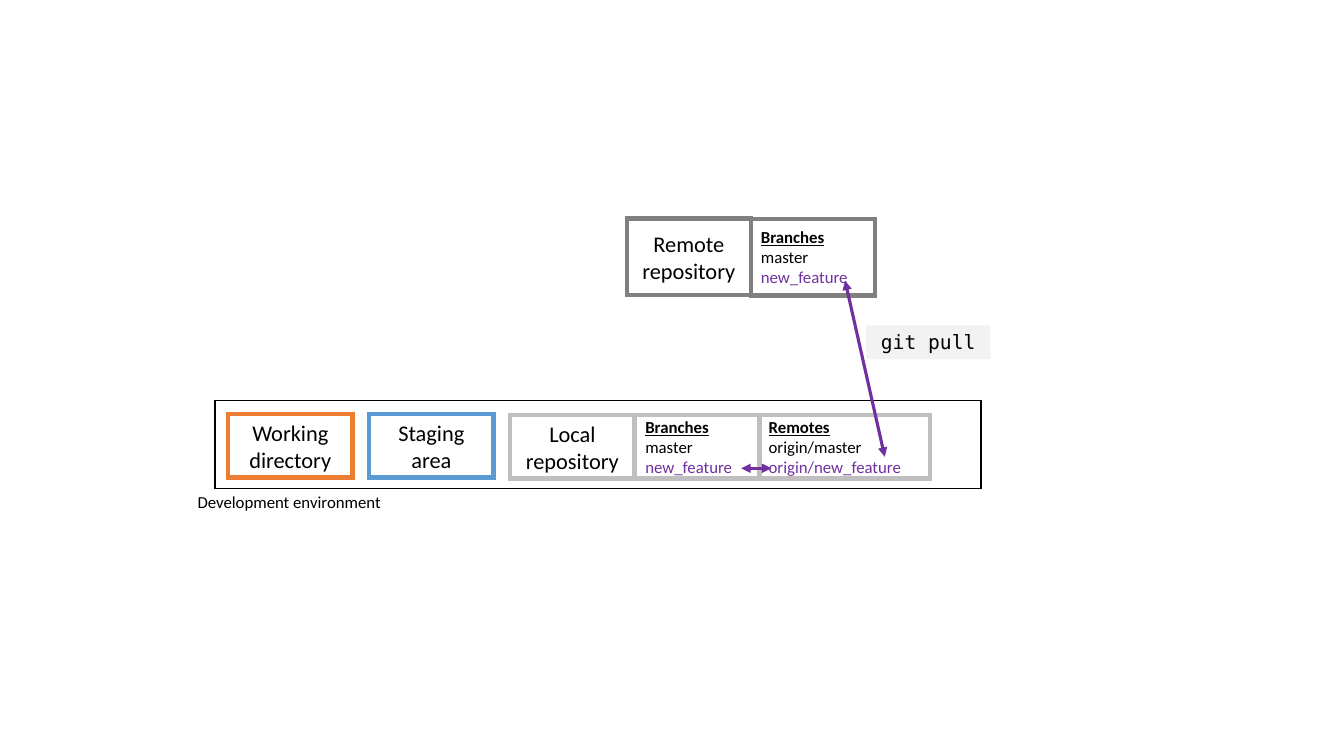
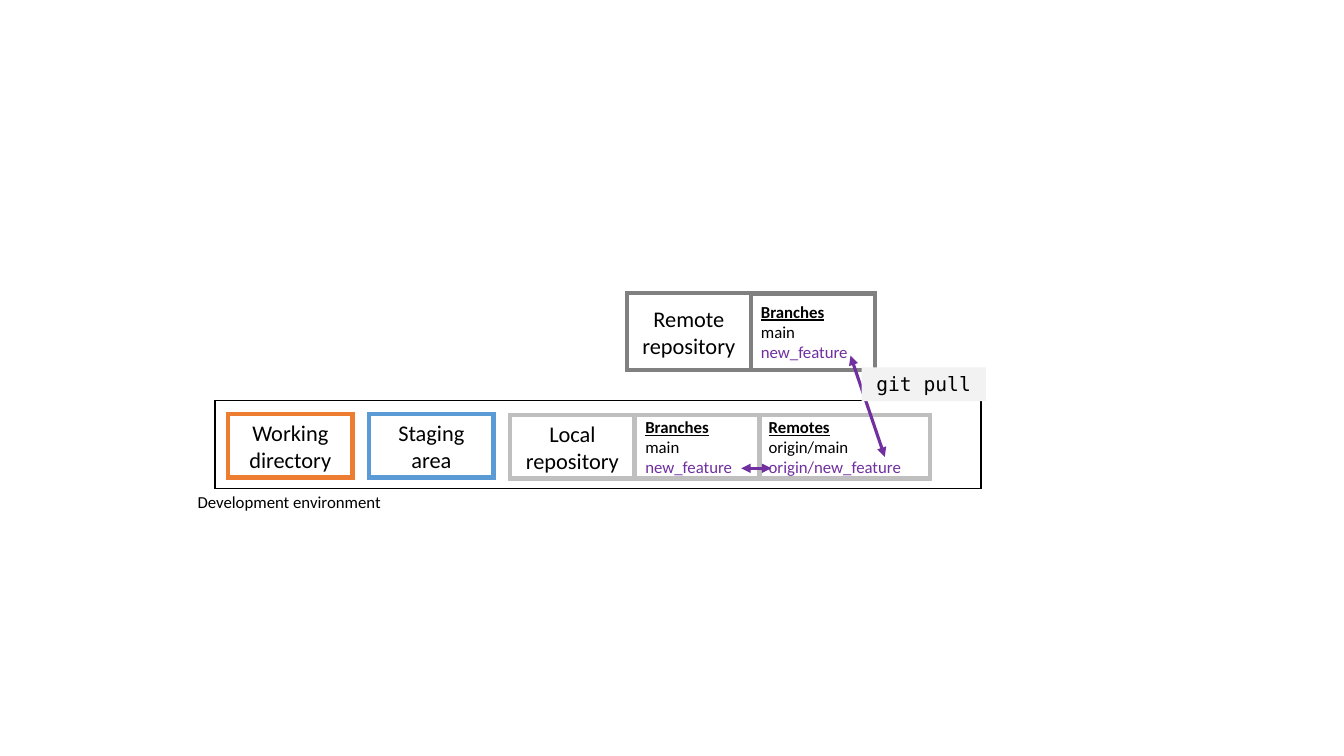
Before and after one commit to selinaZitrone/get-started-with-git, a slide deck: slide 26 of slides/img/images.pptx (slide 23 before the commit). Drawn at 1344x756 pixels with LibreOffice and Linux fonts; fonts in the diff are those of the drawing. Boxes give left, top, right and bottom in pixels: in the first picture for what was removed or moved away, otherwise in the second. Text is boxed around its words. In the diff, an @@ line names an element or a change of style, - is before the commit and + after.

```diff
--- a/slides/img/images.pptx
+++ b/slides/img/images.pptx
@@ rectangle "Remote repository" moved from (x1=627, y1=219, x2=751, y2=295) to (x1=627, y1=293, x2=751, y2=370) @@
@@ rectangle "Branches" moved from (x1=751, y1=219, x2=875, y2=295) to (x1=751, y1=293, x2=875, y2=370) @@
@@ text in rectangle at (x1=761, y1=326, x2=795, y2=338): text changed @@
-master
+main
@@ double arrow moved from (845, 280) - (885, 457) to (851, 356) - (885, 457) @@
@@ rectangle "git pull" moved from (x1=866, y1=326, x2=990, y2=360) to (x1=862, y1=367, x2=986, y2=401) @@
@@ text in rectangle at (x1=645, y1=441, x2=679, y2=453): text changed @@
-master
+main
@@ text in rectangle at (x1=769, y1=441, x2=849, y2=456): text changed @@
-origin/master
+origin/main
```
Also in this commit, not shown: 7 other slides changed, 4 slides added, 18 other files.
